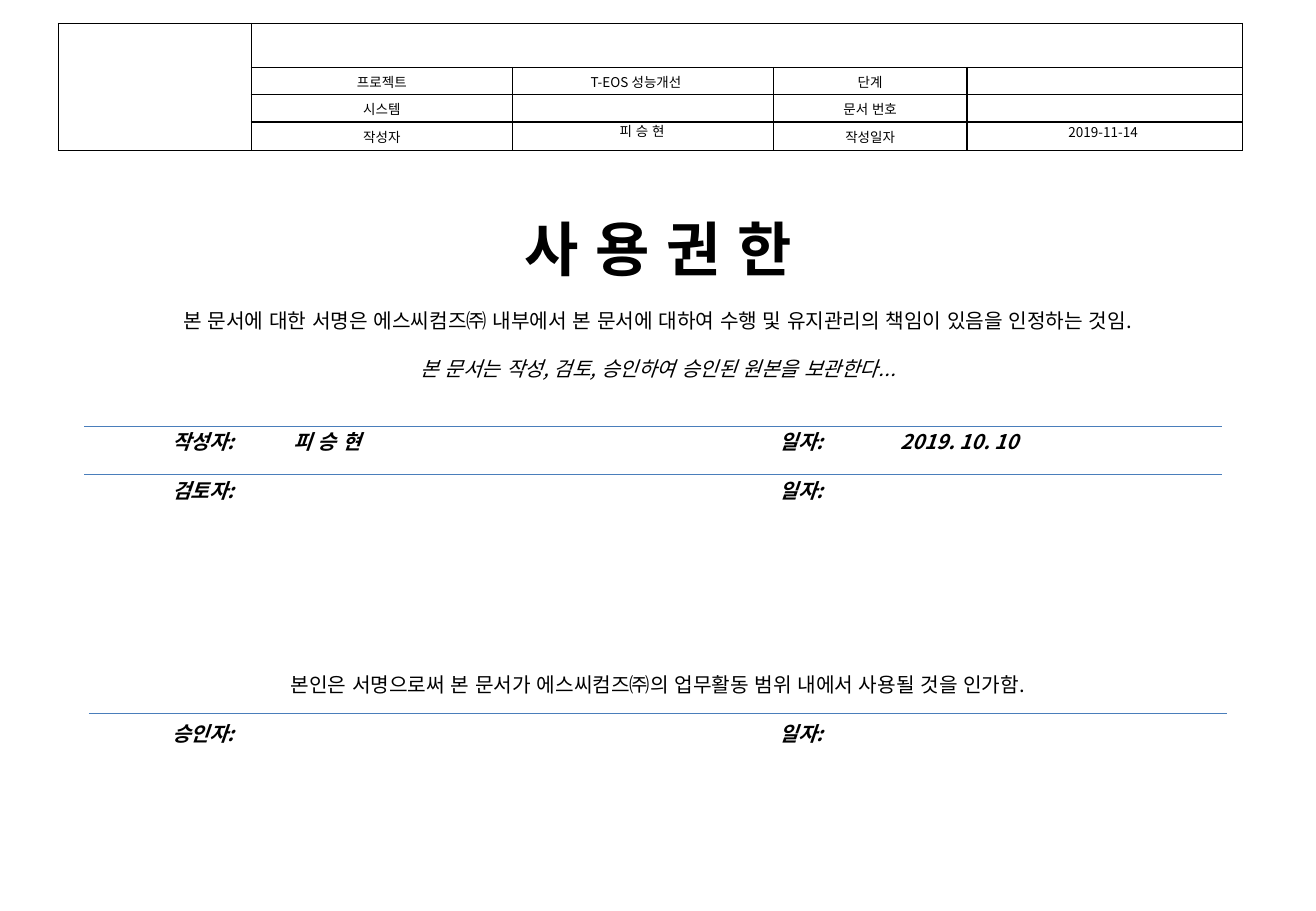
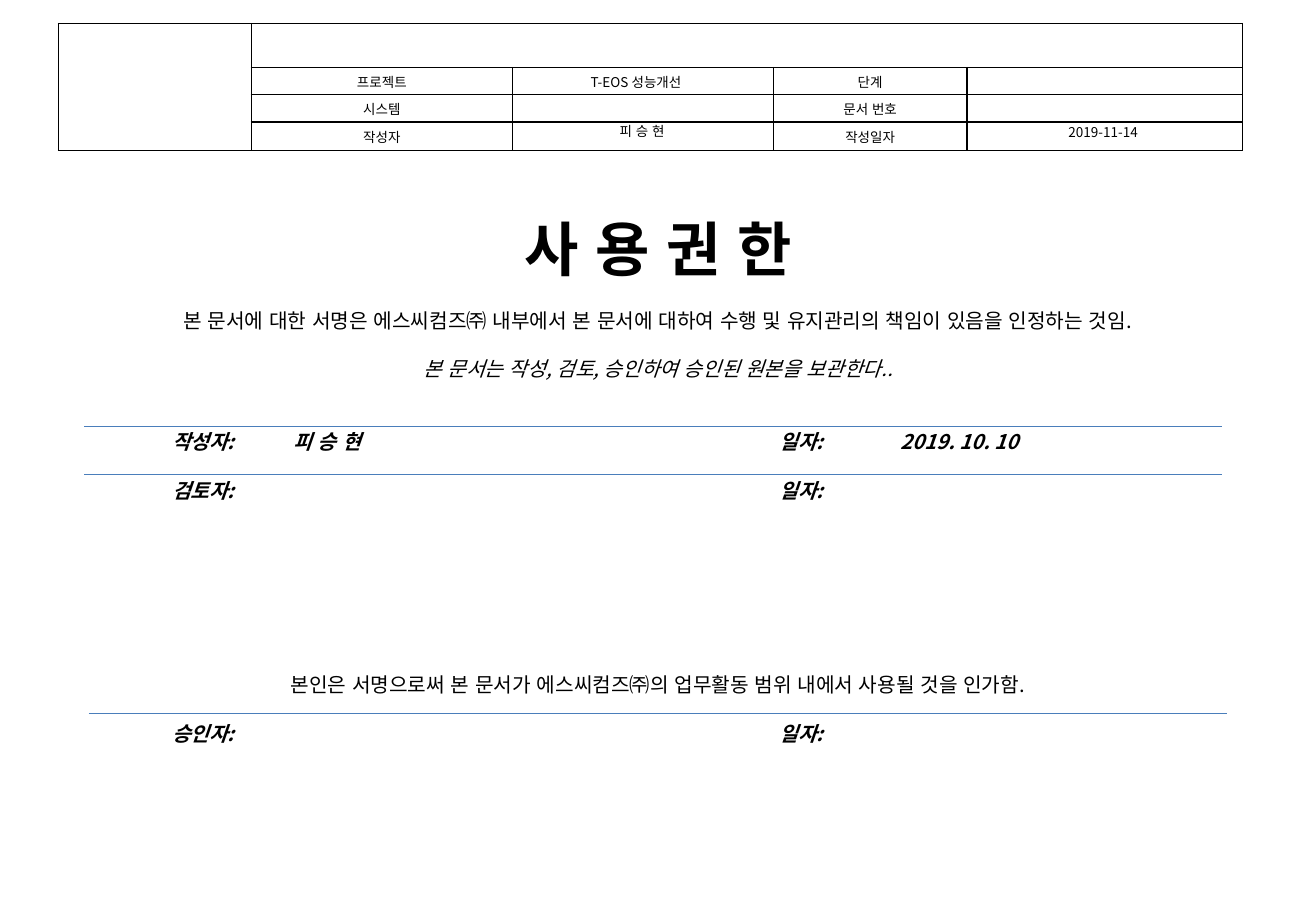
Before and after one commit to pmosoft/spark_scala, a slide deck: slide 2 of eos/06.산출물/TEOSPI-Spark 스케줄러 운영자 매뉴얼.pptx. Drawn at 1316x911 pixels with LibreOffice and Linux fonts; fonts in the diff are those of the drawing; background and template pictures are left out. Boxes give left, top, right and bottom in pixels: in the first picture for what was removed or moved away, otherwise in the second. Text is boxed around its words. In the diff, an @@ line names an element or a change of style, - is before the commit and + after.

```diff
--- a/eos/06.산출물/TEOSPI-Spark 스케줄러 운영자 매뉴얼.pptx
+++ b/eos/06.산출물/TEOSPI-Spark 스케줄러 운영자 매뉴얼.pptx
@@ text at box(423, 359, 893, 380): text changed @@
-본 문서는 작성, 검토, 승인하여 승인된 원본을 보관한다...
+본 문서는 작성, 검토, 승인하여 승인된 원본을 보관한다..
```
